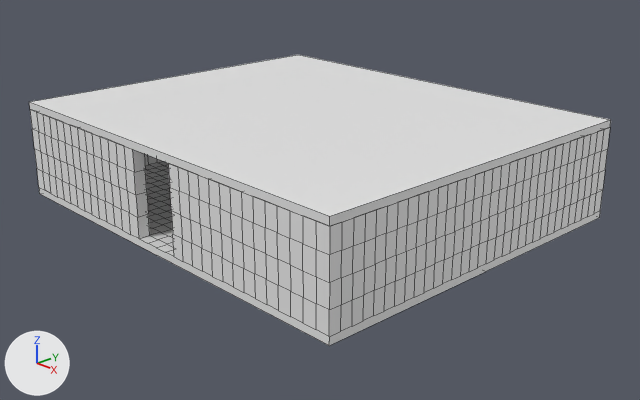
Two versions of the Blender file escape-home/house.blend, one commit apart.
The view is the same before and after, from a camera (50 mm lens) standing at (16.99, -15.59, 8.52) and looking at (0.48, -0.05, 0.2). The lights are fixed; the arrows at lower left show +X, +Y and +Z. The first picture is the older version. Mesh edges are drawn as thin lines.
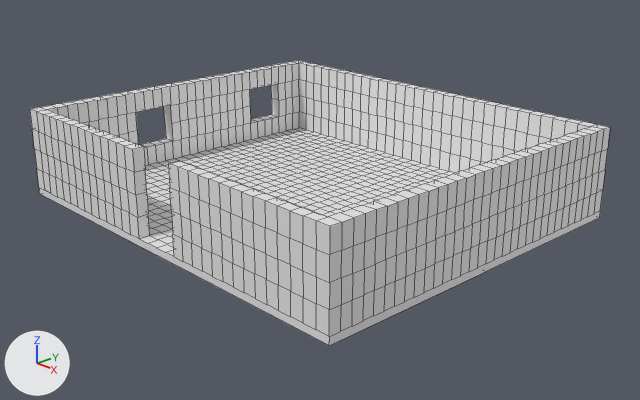
Boxes (x1, y1, x2, y2) around the edits, measured in the pictures (640 x 400 px):
'Cube.001', hidden
    before: (29, 55, 611, 226)

What the commit changed:
Object 'Cube.001' (ob_cube_001) is now hidden.
